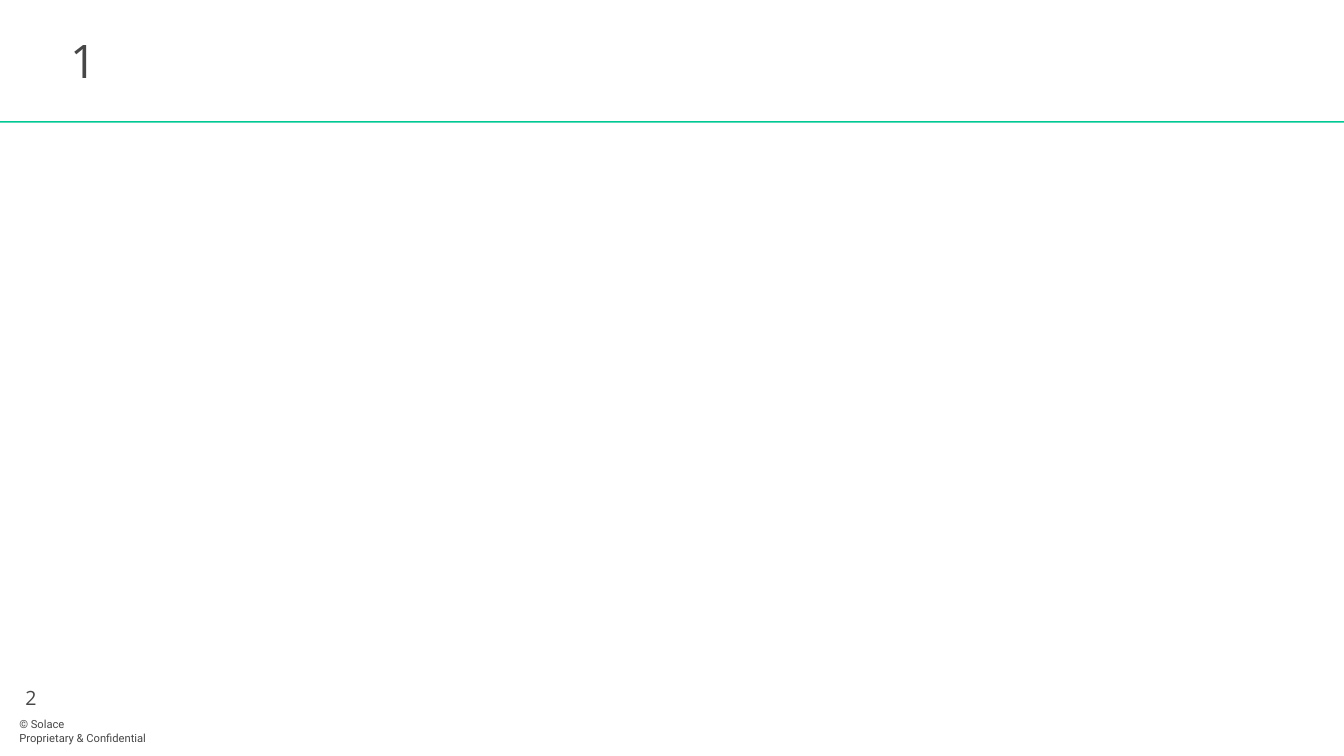
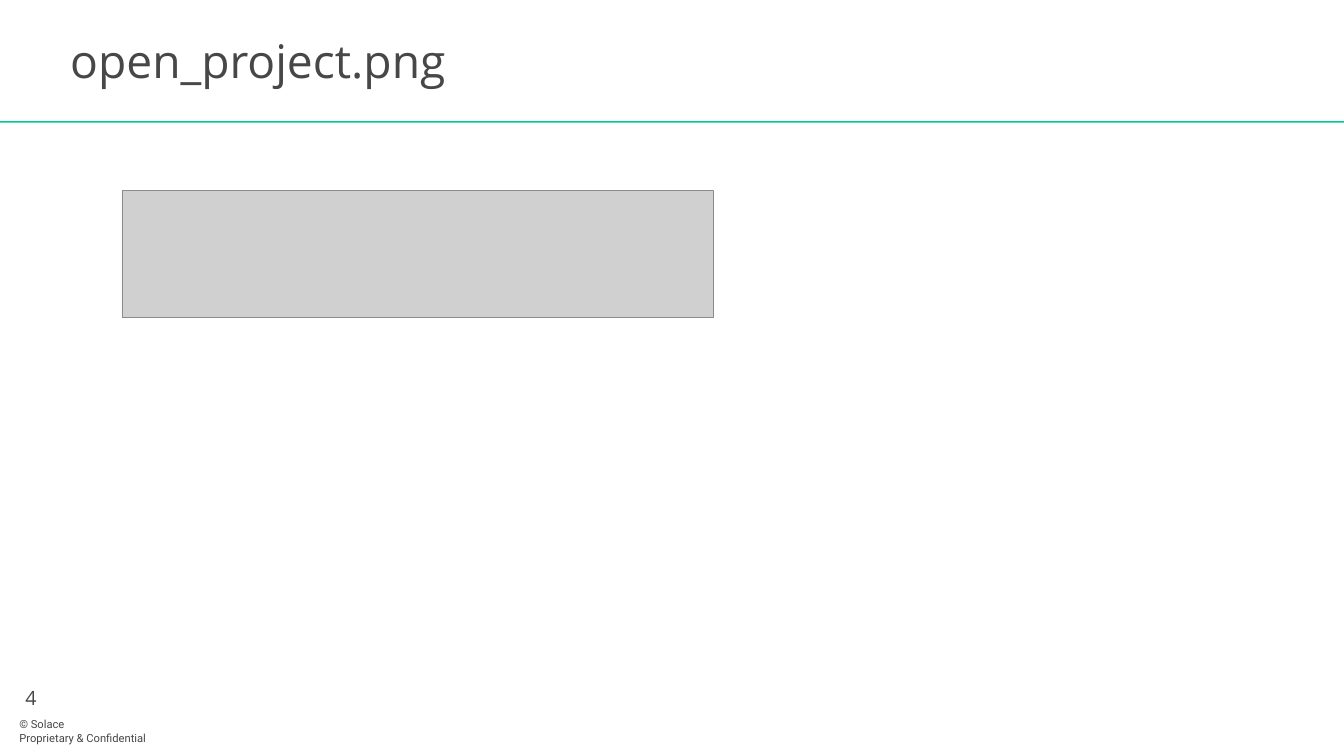
Before and after one commit to solace-iot-team/Bosch-IoT-Showcase, a slide deck: slide 4 of doc/images/Bosch-IoT-Showcase-picture-source.pptx (slide 2 before the commit). Drawn at 1344x756 pixels with LibreOffice and Linux fonts; fonts in the diff are those of the drawing; grey boxes stand for pictures; background and template pictures are left out. Boxes give left, top, right and bottom in pixels: in the first picture for what was removed or moved away, otherwise in the second. Text is boxed around its words. In the diff, an @@ line names an element or a change of style, - is before the commit and + after.

```diff
--- a/doc/images/Bosch-IoT-Showcase-picture-source.pptx
+++ b/doc/images/Bosch-IoT-Showcase-picture-source.pptx
@@ title at [70, 44, 445, 89]: text changed @@
-1
+open_project.png
@@ picture added at [122, 190, 714, 317] @@
@@ page number at [25, 691, 36, 705]: text changed @@
-2
+4
```
Also in this commit, not shown: 3 slides added, 4 other files.
